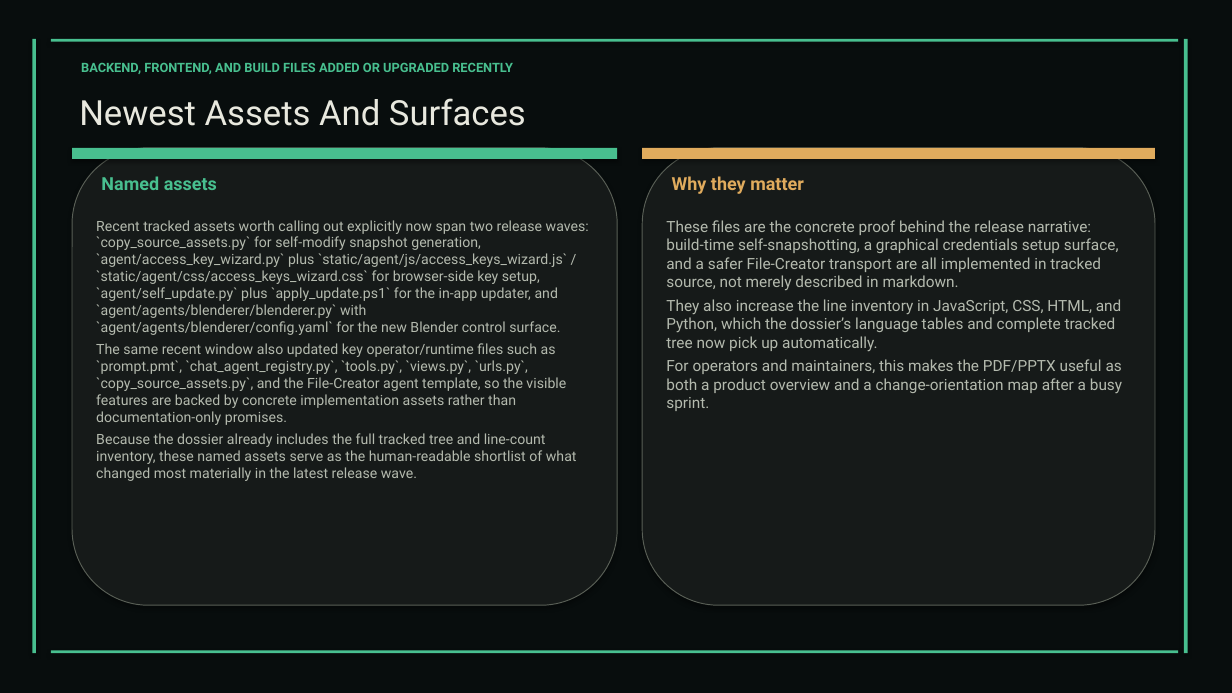
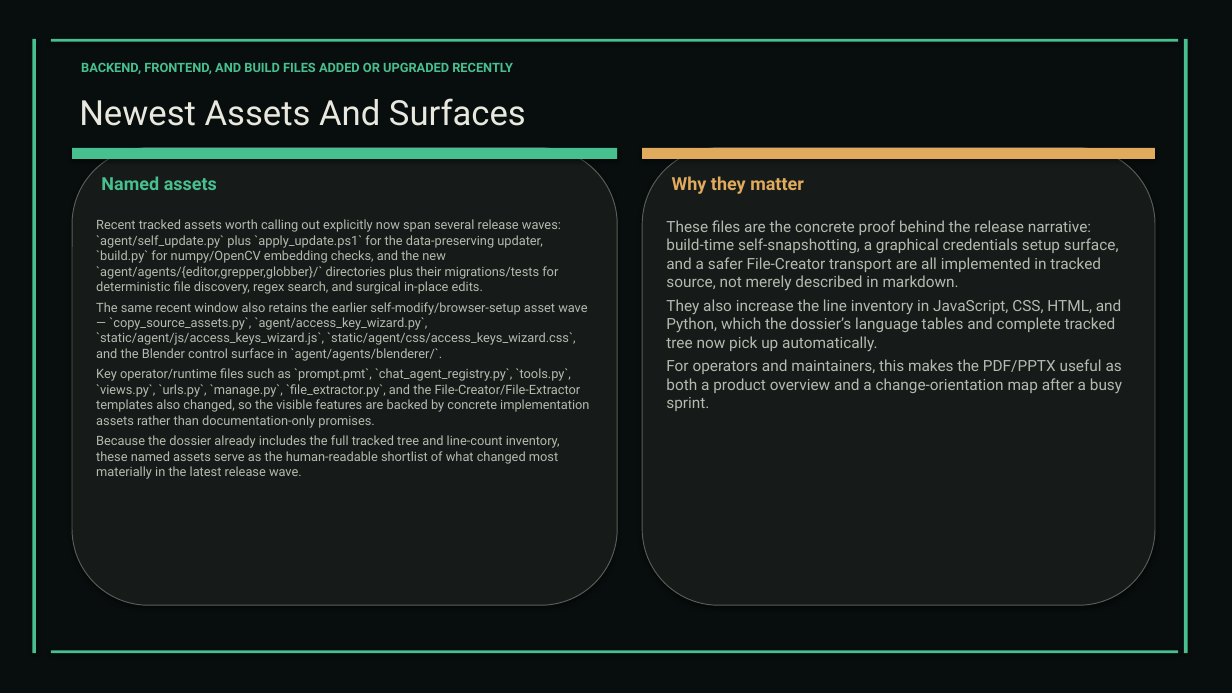
Before and after one commit to XAIHT/Tlamatini, a slide deck: slide 21 of Tlamatini_eXtended_Artificial_Intelligence_Humanly_Tempered.pptx. Drawn at 1232x693 pixels with LibreOffice and Linux fonts; fonts in the diff are those of the drawing. Boxes give left, top, right and bottom in pixels: in the first picture for what was removed or moved away, otherwise in the second. Text is boxed around its words. In the diff, an @@ line names an element or a change of style, - is before the commit and + after.

Commit message:
Update of documentation md and visual, by Tlamatini's-AutoBot.

```diff
--- a/Tlamatini_eXtended_Artificial_Intelligence_Humanly_Tempered.pptx
+++ b/Tlamatini_eXtended_Artificial_Intelligence_Humanly_Tempered.pptx
@@ text at box(96, 219, 589, 428): text changed; size 11 to 10 pt @@
-Recent tracked assets worth calling out explicitly now span two release waves: `copy_source_assets.py` for self-modify snapshot generation, `agent/access_key_wizard.py` plus `static/agent/js/access_keys_wizard.js` / `static/agent/css/access_keys_wizard.css` for browser-side key setup, `agent/self_update.py` plus `apply_update.ps1` for the in-app updater, and `agent/agents/blenderer/blenderer.py` with `agent/agents/blenderer/config.yaml` for the new Blender control surface.
-The same recent window also updated key operator/runtime files such as `prompt.pmt`, `chat_agent_registry.py`, `tools.py`, `views.py`, `urls.py`, `copy_source_assets.py`, and the File-Creator agent template, so the visible features are backed by concrete implementation assets rather than documentation-only promises.
+Recent tracked assets worth calling out explicitly now span several release waves: `agent/self_update.py` plus `apply_update.ps1` for the data-preserving updater, `build.py` for numpy/OpenCV embedding checks, and the new `agent/agents/{editor,grepper,globber}/` directories plus their migrations/tests for deterministic file discovery, regex search, and surgical in-place edits.
+The same recent window also retains the earlier self-modify/browser-setup asset wave — `copy_source_assets.py`, `agent/access_key_wizard.py`, `static/agent/js/access_keys_wizard.js`, `static/agent/css/access_keys_wizard.css`, and the Blender control surface in `agent/agents/blenderer/`.
+Key operator/runtime files such as `prompt.pmt`, `chat_agent_registry.py`, `tools.py`, `views.py`, `urls.py`, `manage.py`, `file_extractor.py`, and the File-Creator/File-Extractor templates also changed, so the visible features are backed by concrete implementation assets rather than documentation-only promises.
@@ text at box(96, 435, 560, 479): size 11 to 10 pt in "Because the dossier already includes the full ..." @@
```
Also in this commit, not shown: 60 other slides changed, 3 slides added, 6 other files.
